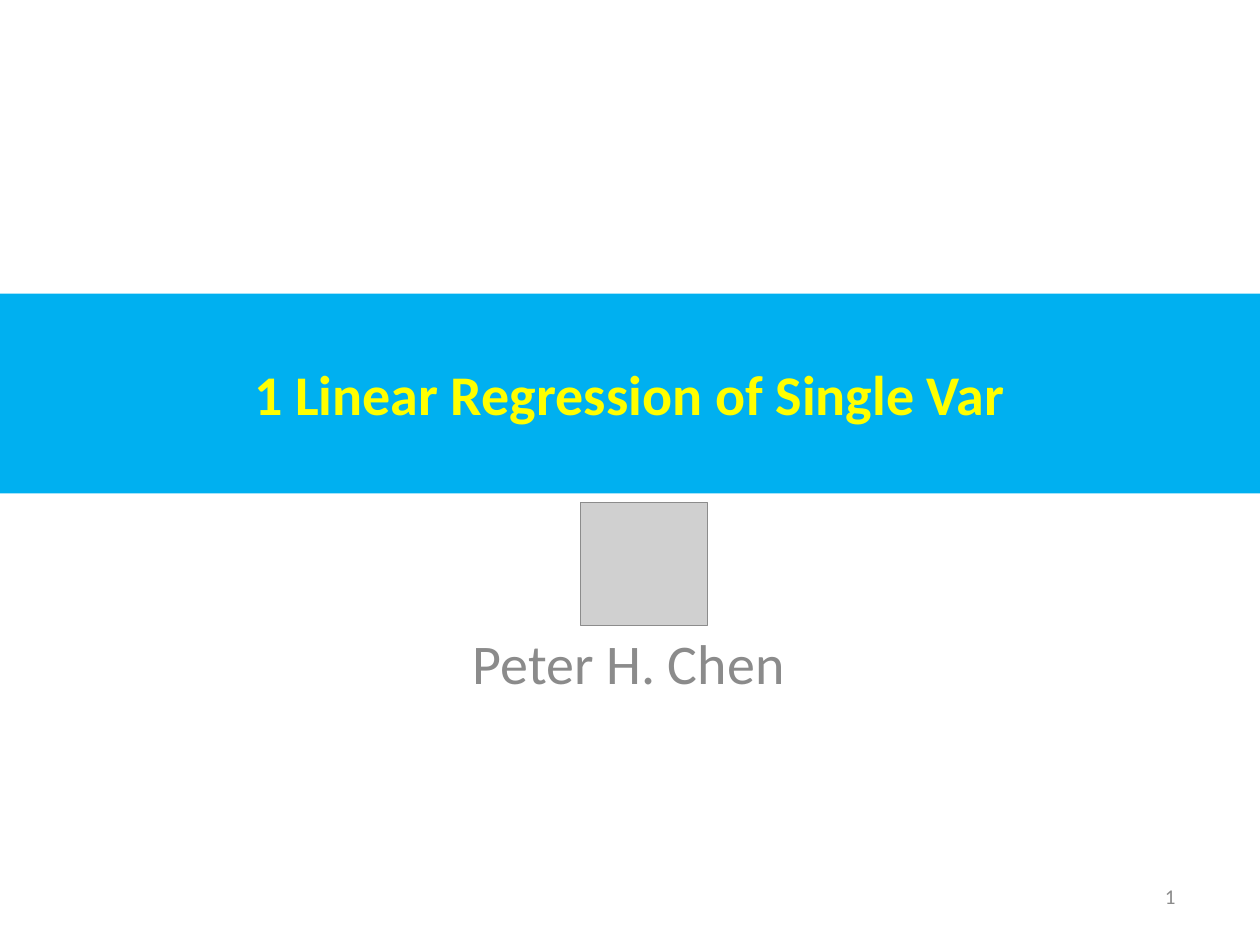
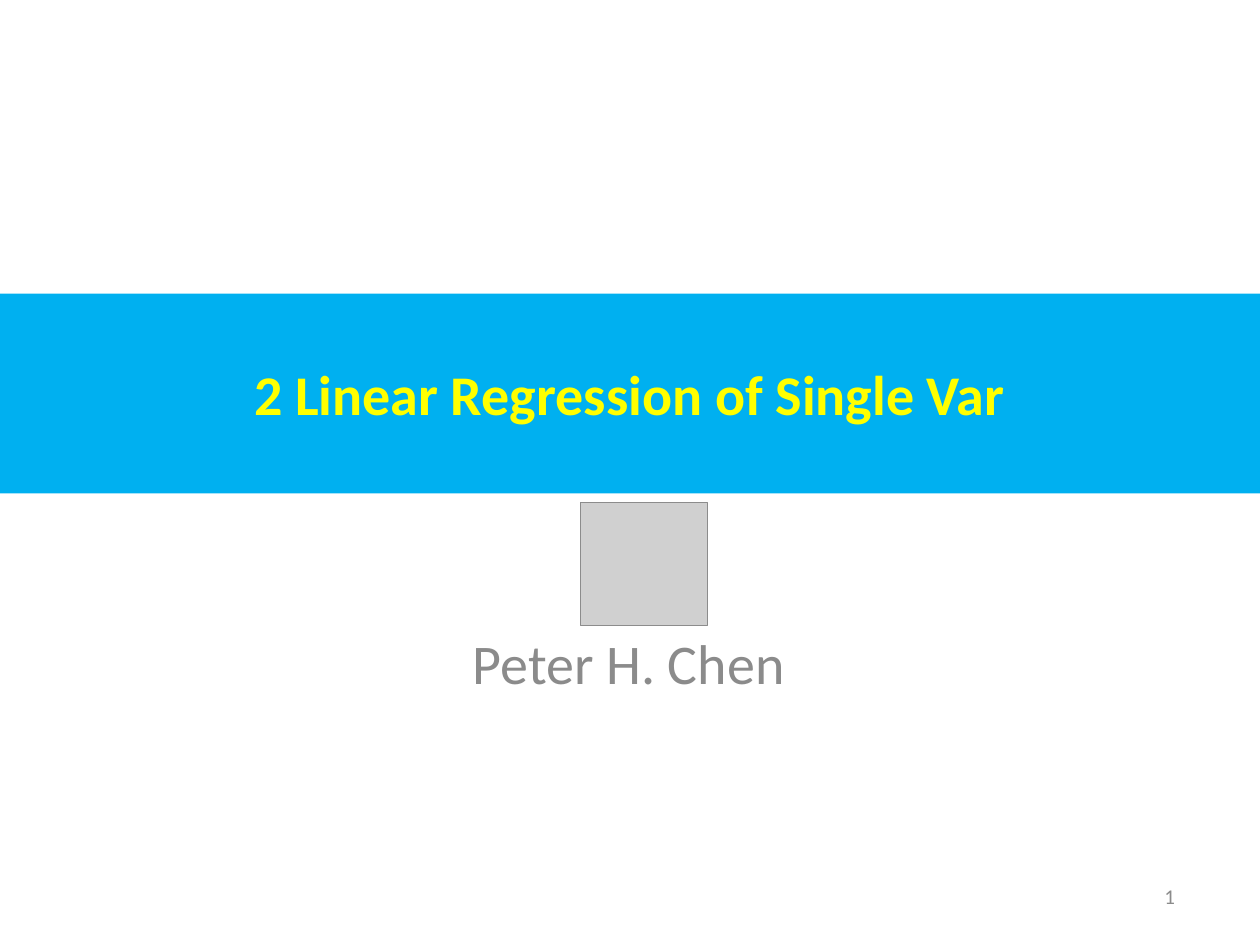
Before and after one commit to peterhchen/AIU_CS511_ML, a slide deck: slide 1 of 000_ML_CB/002_LR_1_Var/001_Video/002_LR_1_Var.ppt. Drawn at 1260x945 pixels with LibreOffice and Linux fonts; fonts in the diff are those of the drawing; grey boxes stand for pictures. Boxes give left, top, right and bottom in pixels: in the first picture for what was removed or moved away, otherwise in the second. Text is boxed around its words. In the diff, an @@ line names an element or a change of style, - is before the commit and + after.

```diff
--- a/000_ML_CB/002_LR_1_Var/001_Video/002_LR_1_Var.ppt
+++ b/000_ML_CB/002_LR_1_Var/001_Video/002_LR_1_Var.ppt
@@ text in rectangle at box(254, 375, 1005, 425): text changed @@
-1 Linear Regression of Single Var
+2 Linear Regression of Single Var
```
Also in this commit, not shown: 39 other slides changed.
